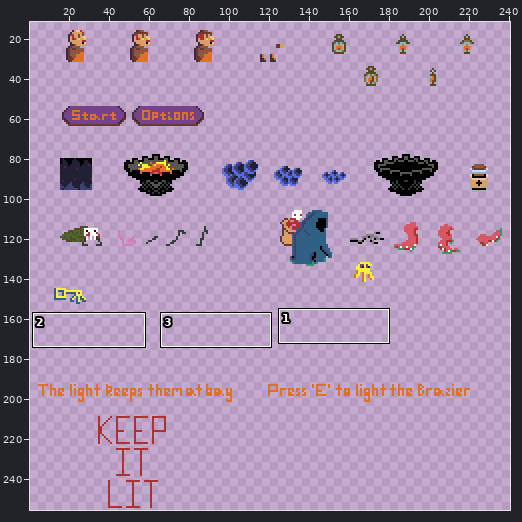
Two versions of one pixel-art file, Assets/Sprites/AllAboutYouSpriteSheet.aseprite. The picture above shows the old version from afar; the outline marks the close-up.
Close-up. Old version:
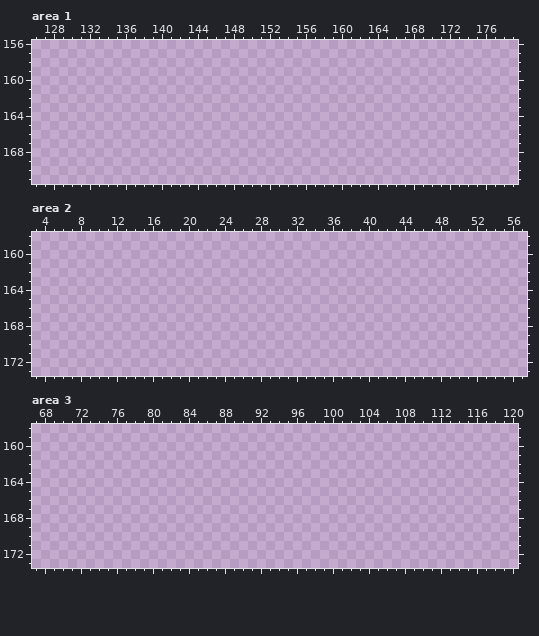
256x256 pixels, 1 frame. Shown: area 1: x 126..179, y 156..171; area 2: x 3..57, y 158..173; area 3: x 67..120, y 158..173. The wide view leaves out empty margins.
After:
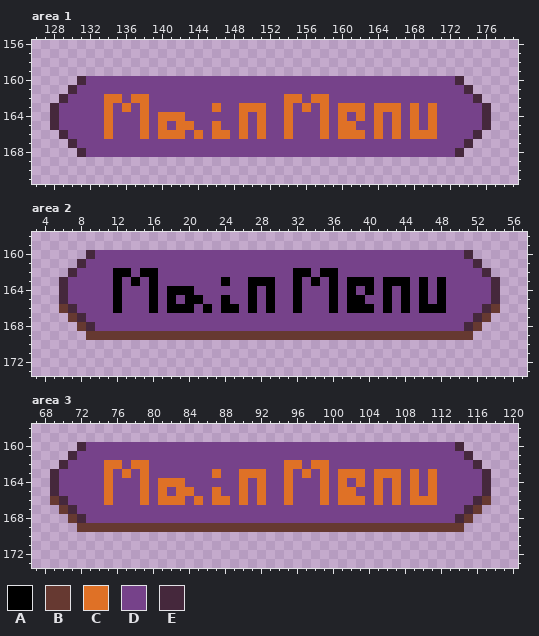
Palette (. is transparent): A #000000  B #663931  C #df7126  D #76428a  E #45283c
Difference:
Area 1:
y 160: x 131..173 ........................................... -> EDDDDDDDDDDDDDDDDDDDDDDDDDDDDDDDDDDDDDDDDDE
y 161: x 130..174 ............................................. -> EDDDDDDDDDDDDDDDDDDDDDDDDDDDDDDDDDDDDDDDDDDDE
y 162: x 129..175 ............................................... -> EDDDDCCDCCDDDDDDDDDDDDDDDCCDCCDDDDDDDDDDDDDDDDE
y 163: x 128..176 ................................................. -> EDDDDDCDCDCDDDDDDDCDDCCCDDCDCDCDCCCDCCCDCDCDDDDDE
y 164: x 128..176 ................................................. -> EDDDDDCDDDCDCCCDDDDDDCDCDDCDDDCDCDCDCDCDCDCDDDDDE
y 165: x 128..176 ................................................. -> EDDDDDCDDDCDCDCCDDCDDCDCDDCDDDCDCCDDCDCDCDCDDDDDE
y 166: x 129..175 ............................................... -> EDDDDCDDDCDCCCDCDCCDCDCDDCDDDCDCCCDCDCDCCCDDDDE
y 167: x 130..174 ............................................. -> EDDDDDDDDDDDDDDDDDDDDDDDDDDDDDDDDDDDDDDDDDDDE
y 168: x 131..173 ........................................... -> EDDDDDDDDDDDDDDDDDDDDDDDDDDDDDDDDDDDDDDDDDE
Area 2:
y 160: x 9..51 ........................................... -> EDDDDDDDDDDDDDDDDDDDDDDDDDDDDDDDDDDDDDDDDDE
y 161: x 8..52 ............................................. -> EDDDDDDDDDDDDDDDDDDDDDDDDDDDDDDDDDDDDDDDDDDDE
y 162: x 7..53 ............................................... -> EDDDDAADAADDDDDDDDDDDDDDDAADAADDDDDDDDDDDDDDDDE
y 163: x 6..54 ................................................. -> EDDDDDADADADDDDDDDADDAAADDADADADAAADAAADADADDDDDE
y 164: x 6..54 ................................................. -> EDDDDDADDDADAAADDDDDDADADDADDDADADADADADADADDDDDE
y 165: x 6..54 ................................................. -> EDDDDDADDDADADAADDADDADADDADDDADAADDADADADADDDDDE
y 166: x 6..54 ................................................. -> BEDDDDADDDADAAADADAADADADDADDDADAAADADADAAADDDDEB
y 167: x 7..53 ............................................... -> BEDDDDDDDDDDDDDDDDDDDDDDDDDDDDDDDDDDDDDDDDDDDEB
y 168: x 8..52 ............................................. -> BEDDDDDDDDDDDDDDDDDDDDDDDDDDDDDDDDDDDDDDDDDEB
y 169: x 9..51 ........................................... -> BBBBBBBBBBBBBBBBBBBBBBBBBBBBBBBBBBBBBBBBBBB
Area 3:
y 160: x 72..114 ........................................... -> EDDDDDDDDDDDDDDDDDDDDDDDDDDDDDDDDDDDDDDDDDE
y 161: x 71..115 ............................................. -> EDDDDDDDDDDDDDDDDDDDDDDDDDDDDDDDDDDDDDDDDDDDE
y 162: x 70..116 ............................................... -> EDDDDCCDCCDDDDDDDDDDDDDDDCCDCCDDDDDDDDDDDDDDDDE
y 163: x 69..117 ................................................. -> EDDDDDCDCDCDDDDDDDCDDCCCDDCDCDCDCCCDCCCDCDCDDDDDE
y 164: x 69..117 ................................................. -> EDDDDDCDDDCDCCCDDDDDDCDCDDCDDDCDCDCDCDCDCDCDDDDDE
y 165: x 69..117 ................................................. -> EDDDDDCDDDCDCDCCDDCDDCDCDDCDDDCDCCDDCDCDCDCDDDDDE
y 166: x 69..117 ................................................. -> BEDDDDCDDDCDCCCDCDCCDCDCDDCDDDCDCCCDCDCDCCCDDDDEB
y 167: x 70..116 ............................................... -> BEDDDDDDDDDDDDDDDDDDDDDDDDDDDDDDDDDDDDDDDDDDDEB
y 168: x 71..115 ............................................. -> BEDDDDDDDDDDDDDDDDDDDDDDDDDDDDDDDDDDDDDDDDDEB
y 169: x 72..114 ........................................... -> BBBBBBBBBBBBBBBBBBBBBBBBBBBBBBBBBBBBBBBBBBB
Boxes around the changes in both close-ups, in picture pixels (x1, y1, x2, y2):
added: (50, 76, 491, 157)
added: (59, 250, 500, 340)
added: (50, 442, 491, 532)
